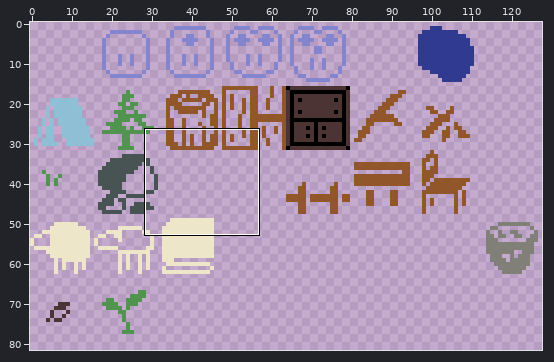
One commit to this sprite sheet: assets/images/tiles.png. The picture above shows the old version from afar; the outline marks the close-up.
Close-up. The starting point:
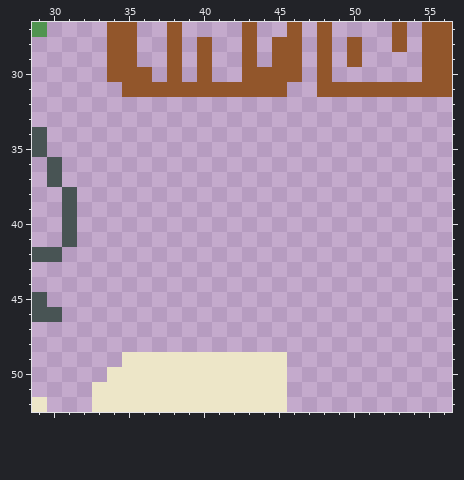
The file is 128x128 pixels. Shown: x 29..56, y 27..52. The wide view leaves out empty margins.
The result:
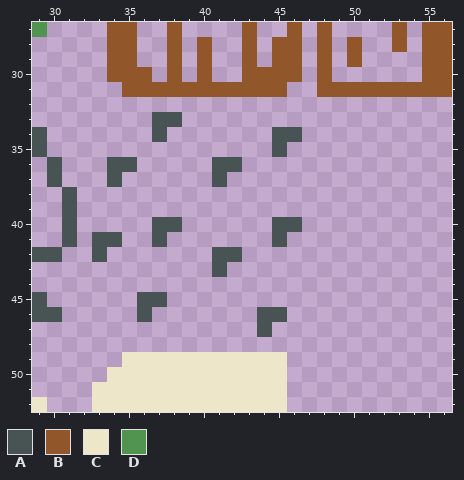
Palette (. is transparent): A #485454  B #92562b  C #ede6c8  D #509450
Difference:
@@ x 31..48 @@
 32 ..................
-33 ..................
-34 ..................
-35 ..................
-36 ..................
-37 ..................
+33 ......AA..........
+34 ......A.......AA..
+35 ..............A...
+36 ...AA.....AA......
+37 ...A......A.......
 38 A.................
 39 A.................
-40 A.................
-41 A.................
-42 ..................
-43 ..................
+40 A.....AA......AA..
+41 A.AA..A.......A...
+42 ..A.......AA......
+43 ..........A.......
 44 ..................
-45 ..................
-46 ..................
-47 ..................
+45 .....AA...........
+46 .....A.......AA...
+47 .............A....
 48 ..................
Boxes around the changes in both close-ups, in picture pixels (x1, y1, x2, y2):
added: (92, 112, 302, 337)
